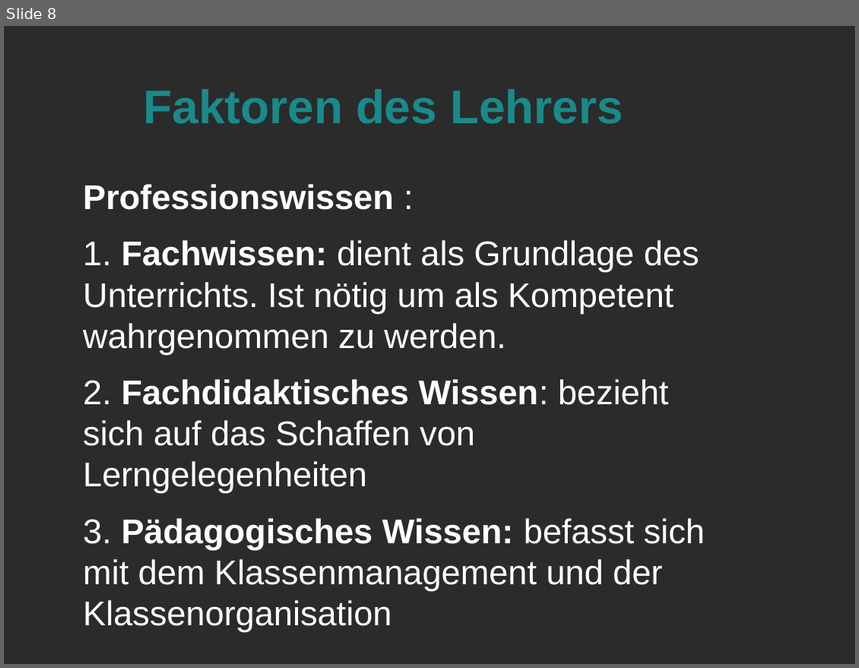
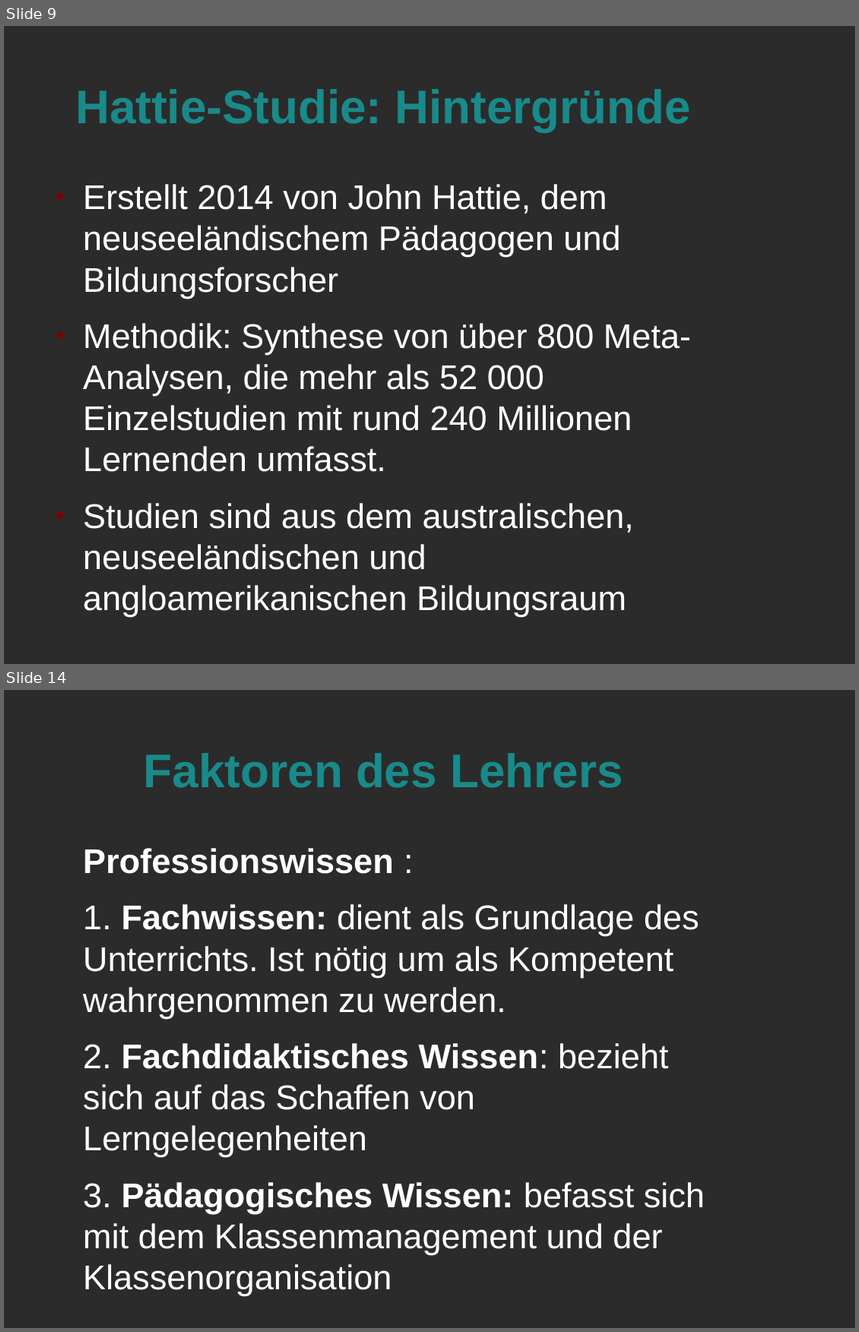
Before and after one commit to LorenzMueller/SS19, a slide deck: Mathe Didaktik/Präsentation.odp. Shown one above the other, each under a label of ours: slide 8 before the commit, slides 9 and 14 after it; the slides between them are not shown. The pictures are 859x668 and 859x1332 pixels, drawn with LibreOffice and Linux fonts; fonts in the diff are those of the drawing; background and template pictures are left out; a plain dark background stands for a picture behind light text. Boxes give left, top, right and bottom in pixels: in the first picture for what was removed or moved away, otherwise in the second. Text is boxed around its words. In the diff, an @@ line names an element or a change of style, - is before the commit and + after.

```diff
--- a/Mathe Didaktik/Präsentation.odp
+++ b/Mathe Didaktik/Präsentation.odp
@@ slide 9 added at [4,26,855,664], background picture (left out) @@
@@ title added at [75,89,691,132], 44 pt, text #198A8A, bold @@
+Hattie-Studie: Hintergründe
@@ text added at [83,184,691,617], 32 pt, text #FFFFFF @@
+● Erstellt 2014 von John Hattie, dem neuseeländischem Pädagogen und Bildungsforscher
+● Methodik: Synthese von über 800 Meta-Analysen, die mehr als 52 000 Einzelstudien mit rund 240 Millionen Lernenden umfasst.
+● Studien sind aus dem australischen, neuseeländischen und angloamerikanischen Bildungsraum
@@ what was slide 8 is now slide 14 @@
```
Also in this commit, not shown: 1 slide changed, 8 other slides added, 1 slide removed, 4 other files.
